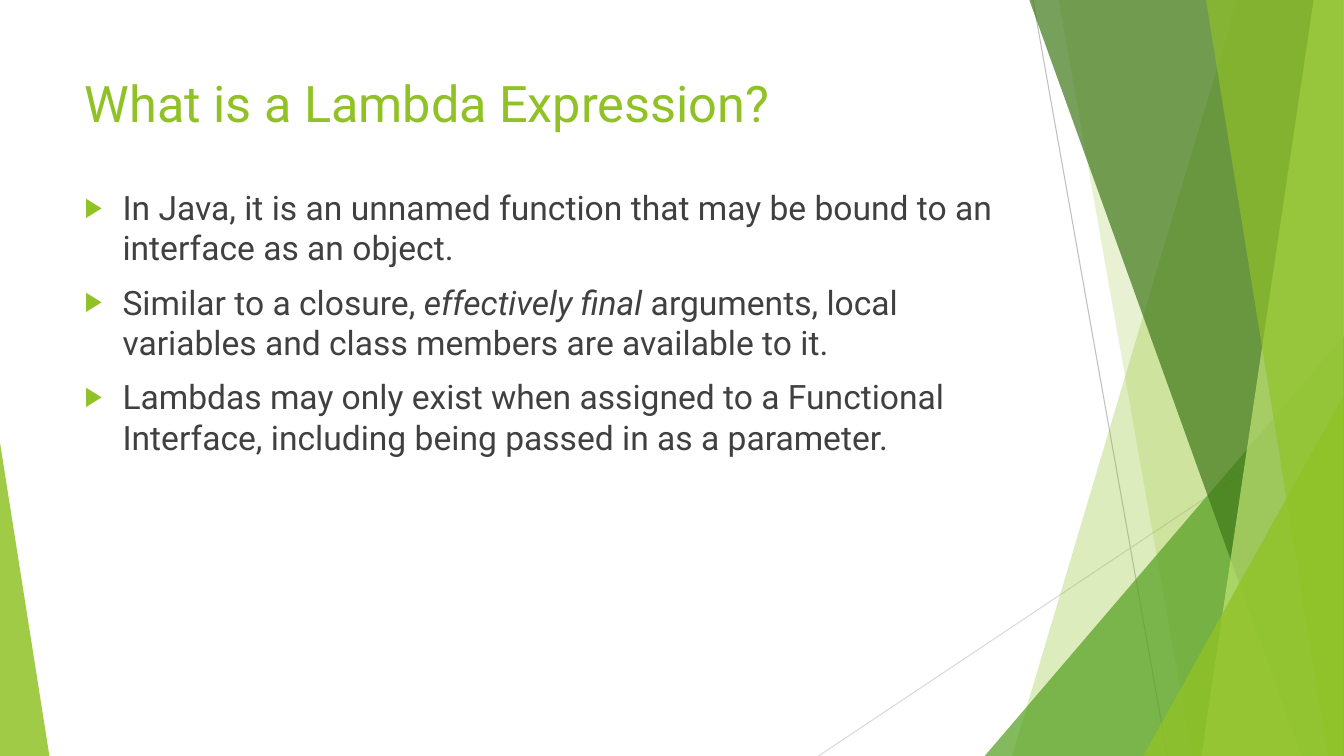
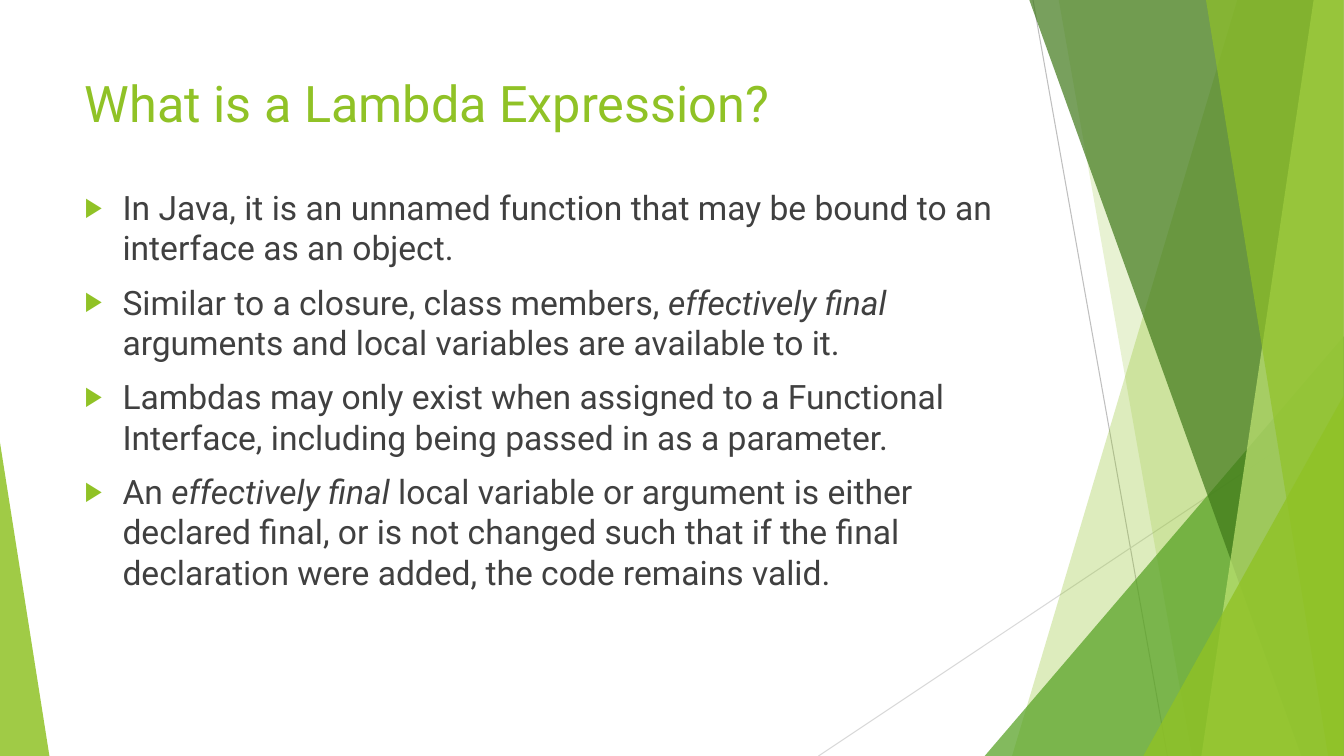
Before and after one commit to RichardRoda/2017-CodePaLOUsa-Lambda, a slide deck: slide 3 of Learning to Love the Lambda in the Stream.pptx. Drawn at 1344x756 pixels with LibreOffice and Linux fonts; fonts in the diff are those of the drawing. Boxes give left, top, right and bottom in pixels: in the first picture for what was removed or moved away, otherwise in the second. Text is boxed around its words. In the diff, an @@ line names an element or a change of style, - is before the commit and + after.

Commit message:
Clean up lambdas - consistently refer to single abstract method as functional method to be consistent with Oracle's Javadoc.  Add the Comparator as a key functional interface since it is used to control stream sorting.

```diff
--- a/Learning to Love the Lambda in the Stream.pptx
+++ b/Learning to Love the Lambda in the Stream.pptx
@@ text at [123, 289, 887, 362]: text changed @@
-▶ Similar to a closure, effectively final arguments, local variables and class members are available to it.
+▶ Similar to a closure, class members, effectively final arguments and local variables are available to it.
@@ text at [123, 478, 913, 590]: paragraph added @@
+▶ An effectively final local variable or argument is either declared final, or is not changed such that if the final declaration were added, the code remains valid.
```
Also in this commit, not shown: 4 other slides changed, 1 slide added, 4 other files.
